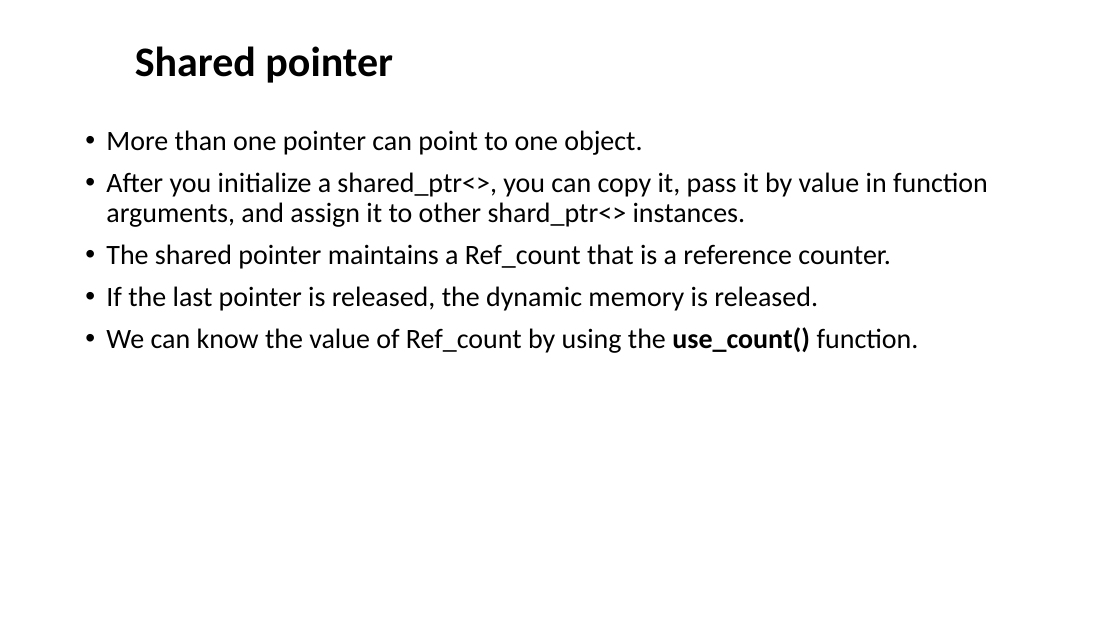
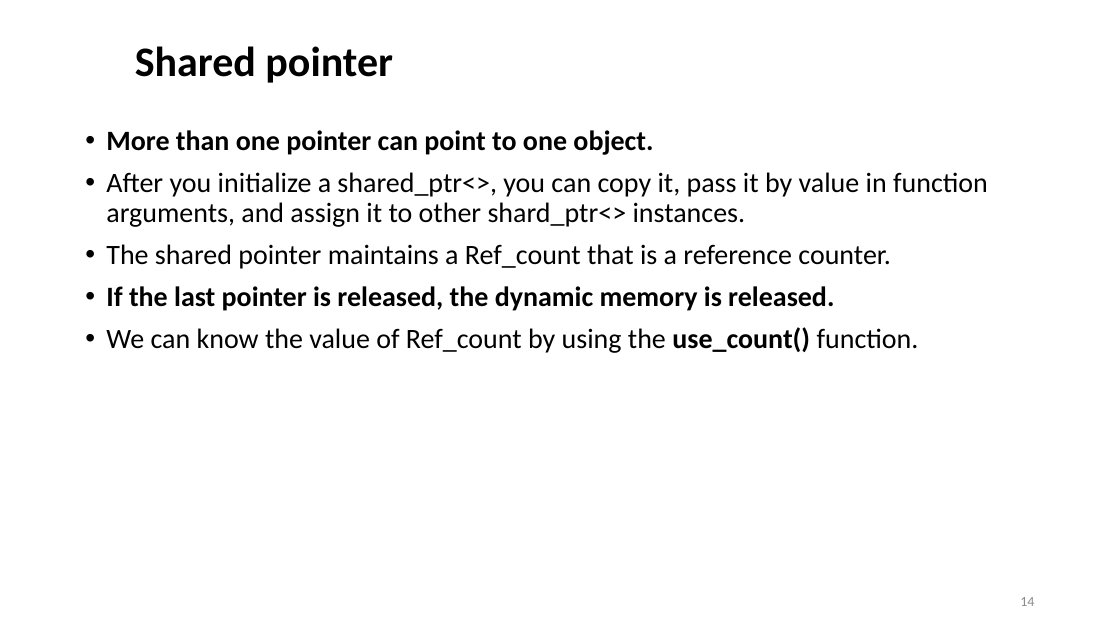
Before and after one commit to ShiqiYu/CPP, a slide deck: slide 14 of week11/Lab11.pptx. Drawn at 1120x630 pixels with LibreOffice and Linux fonts; fonts in the diff are those of the drawing; background and template pictures are left out. Boxes give left, top, right and bottom in pixels: in the first picture for what was removed or moved away, otherwise in the second. Text is boxed around its words. In the diff, an @@ line names an element or a change of style, - is before the commit and + after.

```diff
--- a/week11/Lab11.pptx
+++ b/week11/Lab11.pptx
@@ text at (x1=106, y1=130, x2=834, y2=311): bold on in "More than one pointer can point to ...", "If the last pointer is released, the ..." @@
@@ page number added at (x1=1020, y1=597, x2=1034, y2=606), 12 pt, text #8C8C8C @@
+14
```
Also in this commit, not shown: 17 other slides changed, 6 slides added, 3 other files.
